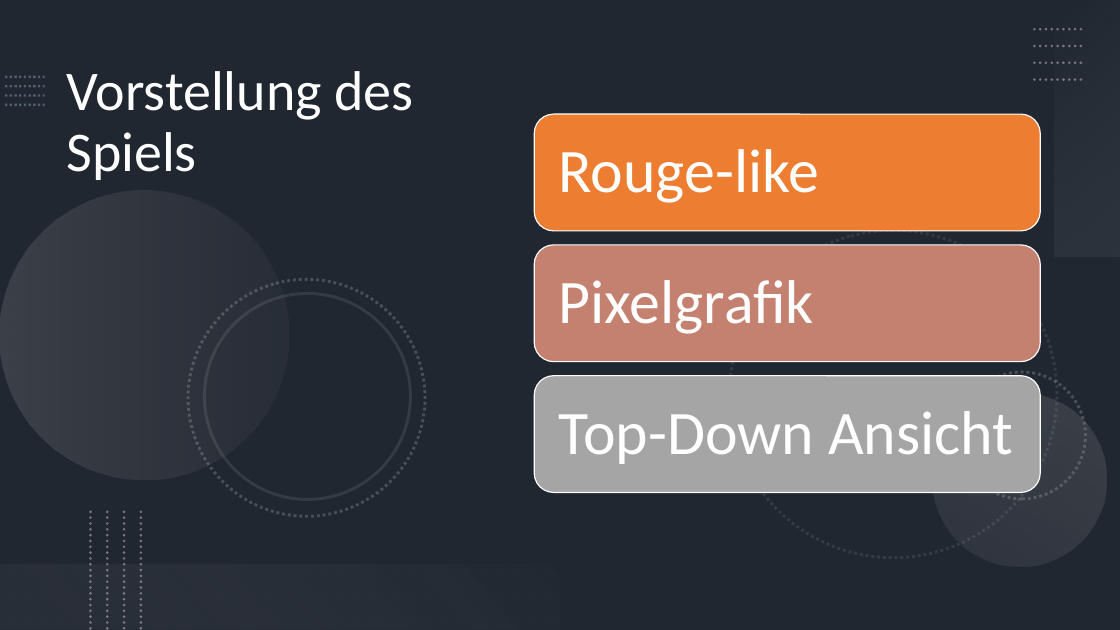
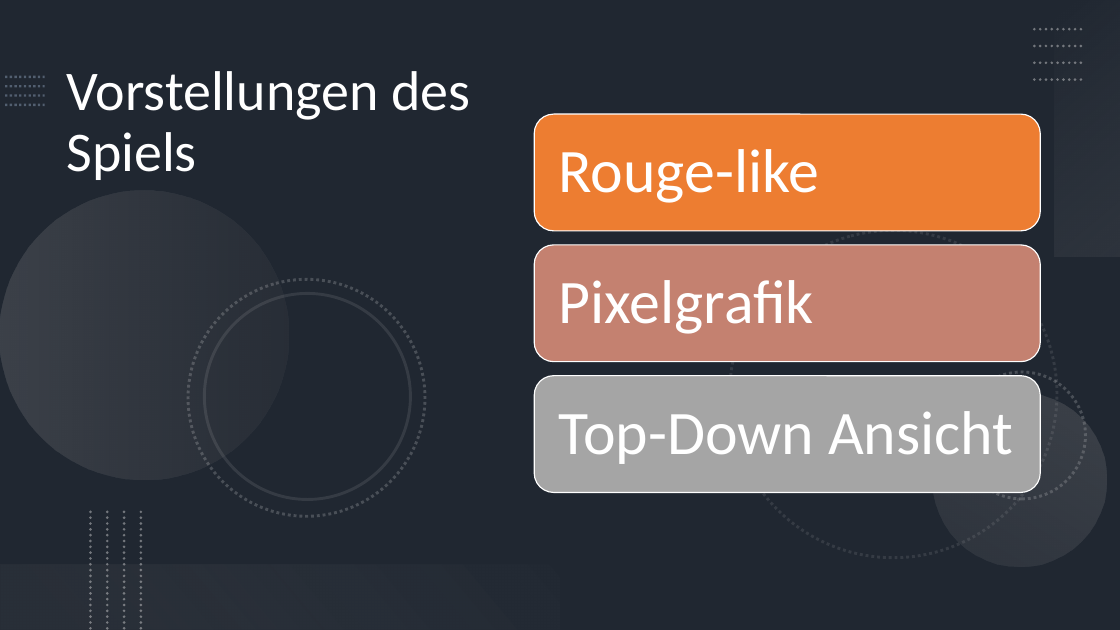
Before and after one commit to PK-Sterzing/bindingofnewton, a slide deck: slide 3 of docs/Final Binding of Newton.pptx. Drawn at 1120x630 pixels with LibreOffice and Linux fonts; fonts in the diff are those of the drawing. Boxes give left, top, right and bottom in pixels: in the first picture for what was removed or moved away, otherwise in the second. Text is boxed around its words. In the diff, an @@ line names an element or a change of style, - is before the commit and + after.

```diff
--- a/docs/Final Binding of Newton.pptx
+++ b/docs/Final Binding of Newton.pptx
@@ title at box(66, 71, 470, 180): text changed @@
-Vorstellung des Spiels
+Vorstellungen des Spiels
```
Also in this commit, not shown: 4 other slides changed, 3 other files.
